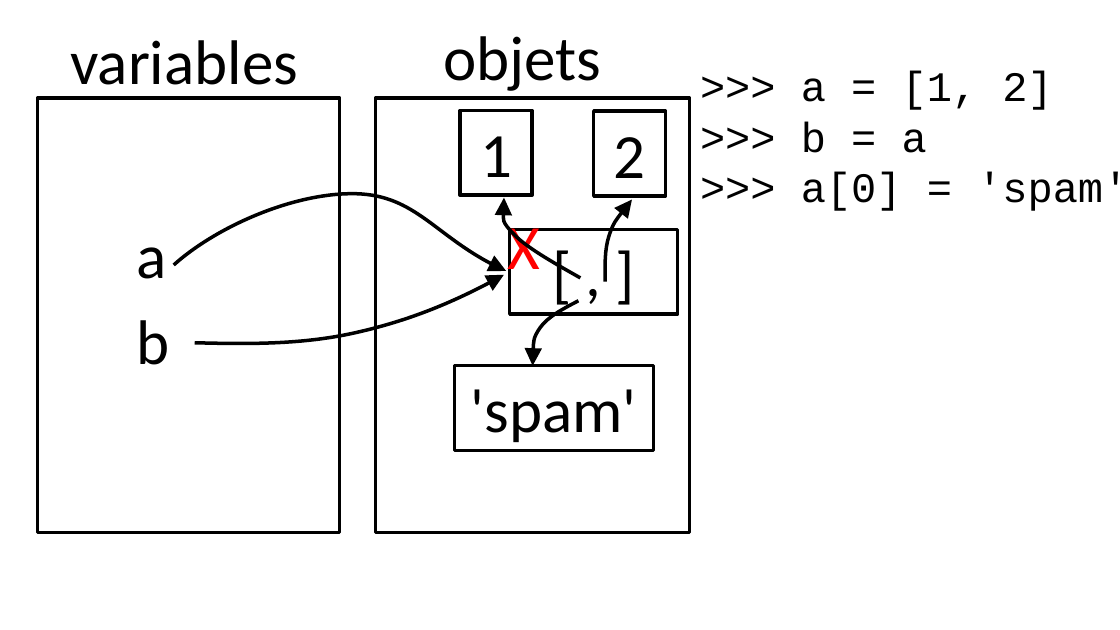
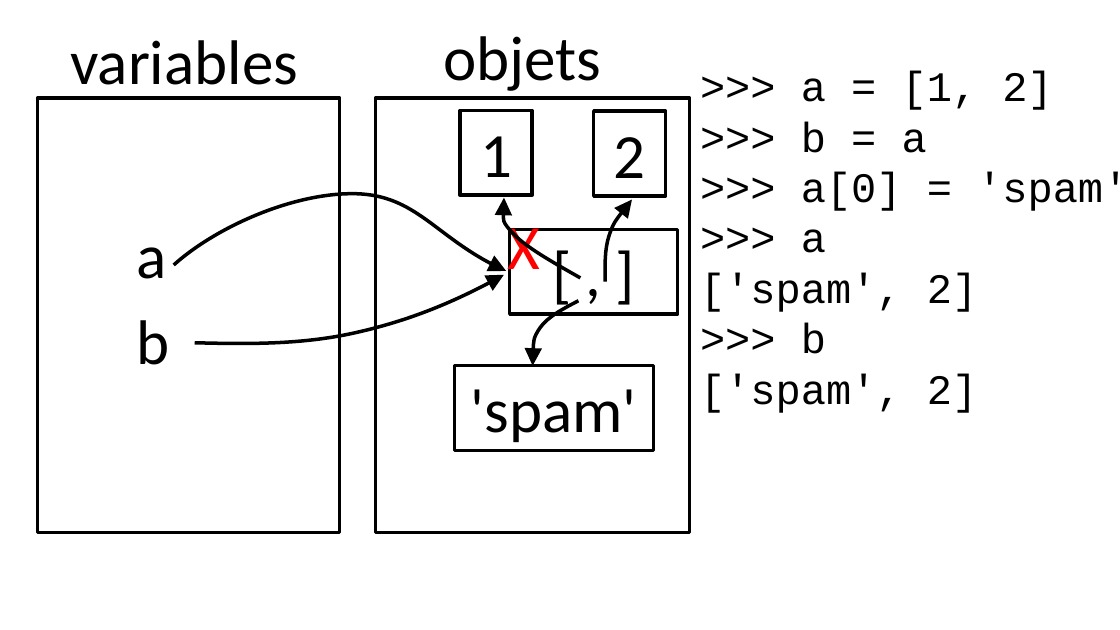
Before and after one commit to parmentelat/flotpython-archive, a slide deck: slide 3 of semaine3/CO12AL-W3-VIDEO04-SLIDE01.pptx. Drawn at 1120x630 pixels with LibreOffice and Linux fonts; fonts in the diff are those of the drawing. Boxes give left, top, right and bottom in pixels: in the first picture for what was removed or moved away, otherwise in the second. Text is boxed around its words. In the diff, an @@ line names an element or a change of style, - is before the commit and + after.

```diff
--- a/semaine3/CO12AL-W3-VIDEO04-SLIDE01.pptx
+++ b/semaine3/CO12AL-W3-VIDEO04-SLIDE01.pptx
@@ text at [700, 229, 977, 413]: paragraphs added @@
+>>> a
+['spam', 2]
+>>> b
+['spam', 2]
```
Also in this commit, not shown: 3 other slides changed, 1 other file.
